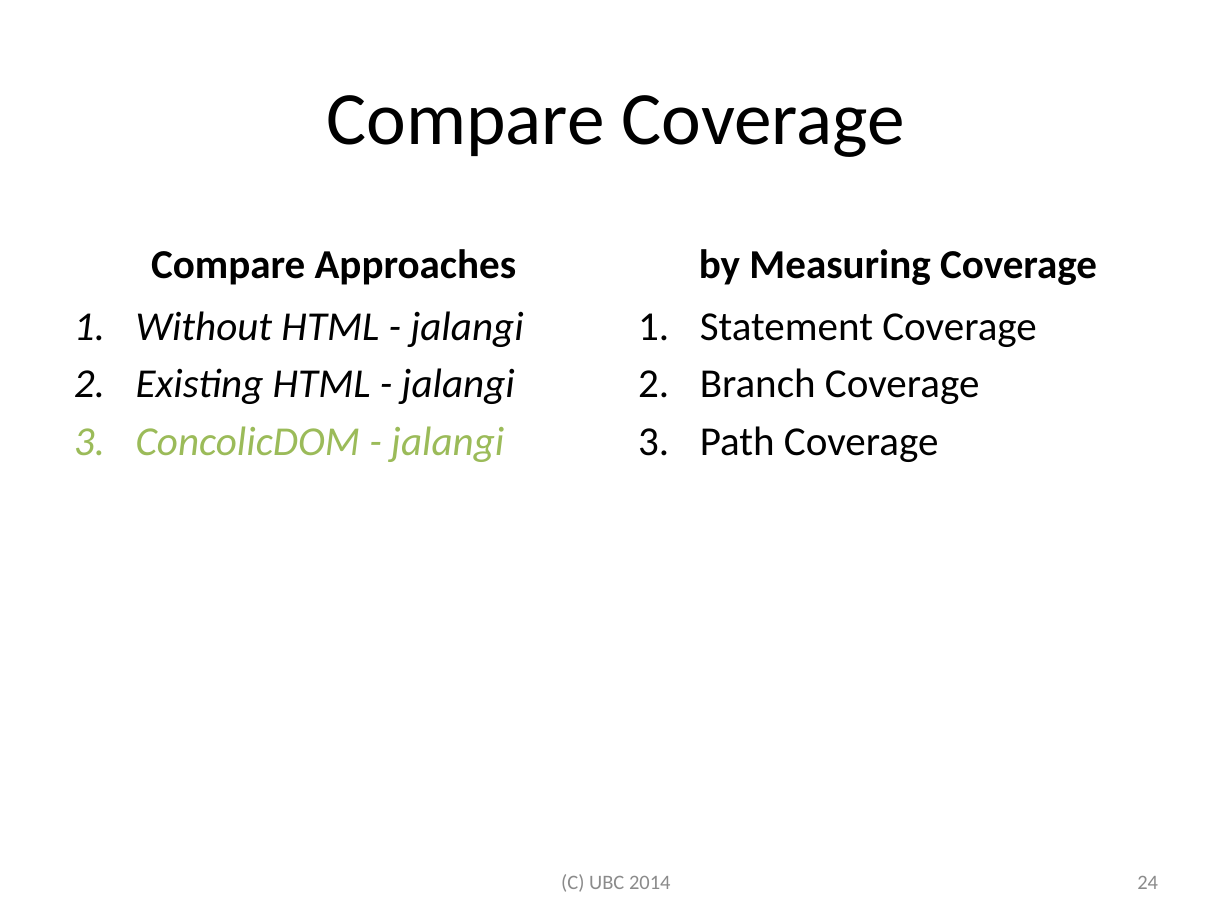
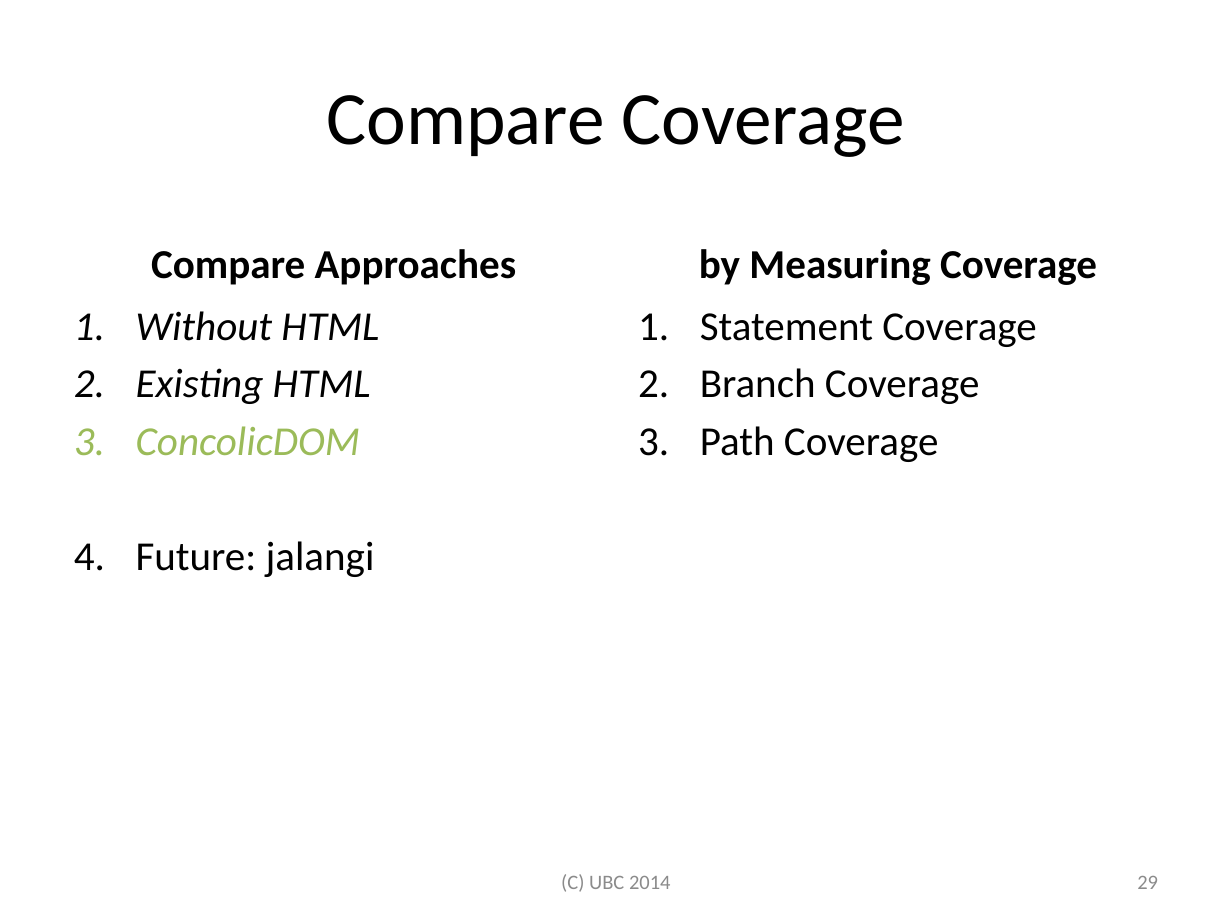
Before and after one commit to jamestklo/ConcolicJS, a slide deck: slide 30 of docs/csRPE-tkloReport.pptx (slide 25 before the commit). Drawn at 1232x924 pixels with LibreOffice and Linux fonts; fonts in the diff are those of the drawing. Boxes give left, top, right and bottom in pixels: in the first picture for what was removed or moved away, otherwise in the second. Text is boxed around its words. In the diff, an @@ line names an element or a change of style, - is before the commit and + after.

```diff
--- a/docs/csRPE-tkloReport.pptx
+++ b/docs/csRPE-tkloReport.pptx
@@ text at (136, 311, 379, 577): text changed @@
-1. Without HTML - jalangi
-2. Existing HTML - jalangi
-3. ConcolicDOM - jalangi
+1. Without HTML
+2. Existing HTML
+3. ConcolicDOM
+4. Future: jalangi
@@ page number at (1137, 876, 1158, 889): text changed @@
-24
+29
```
Also in this commit, not shown: 30 other slides changed, 4 slides added, 1 slide removed, 7 other files.
